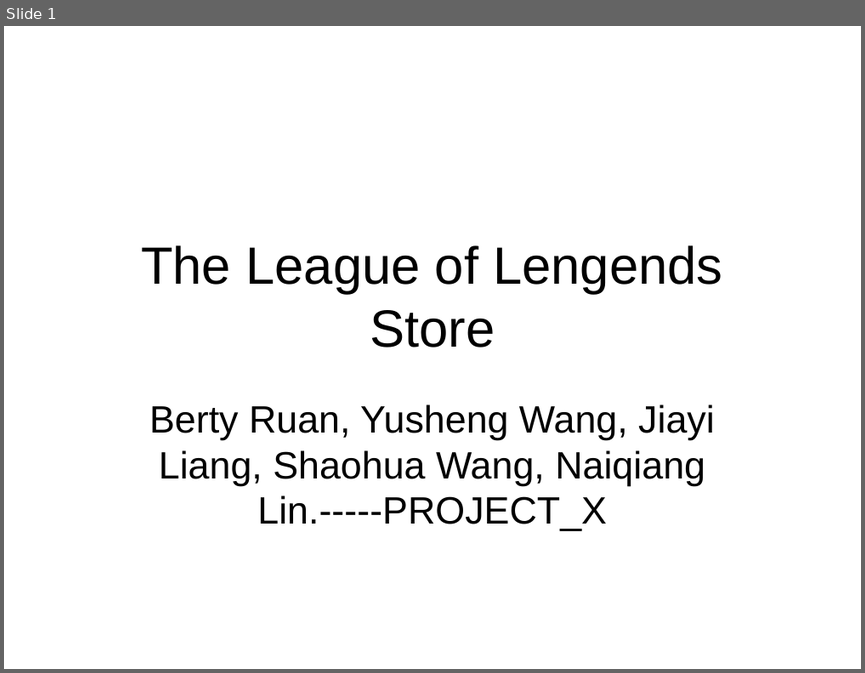
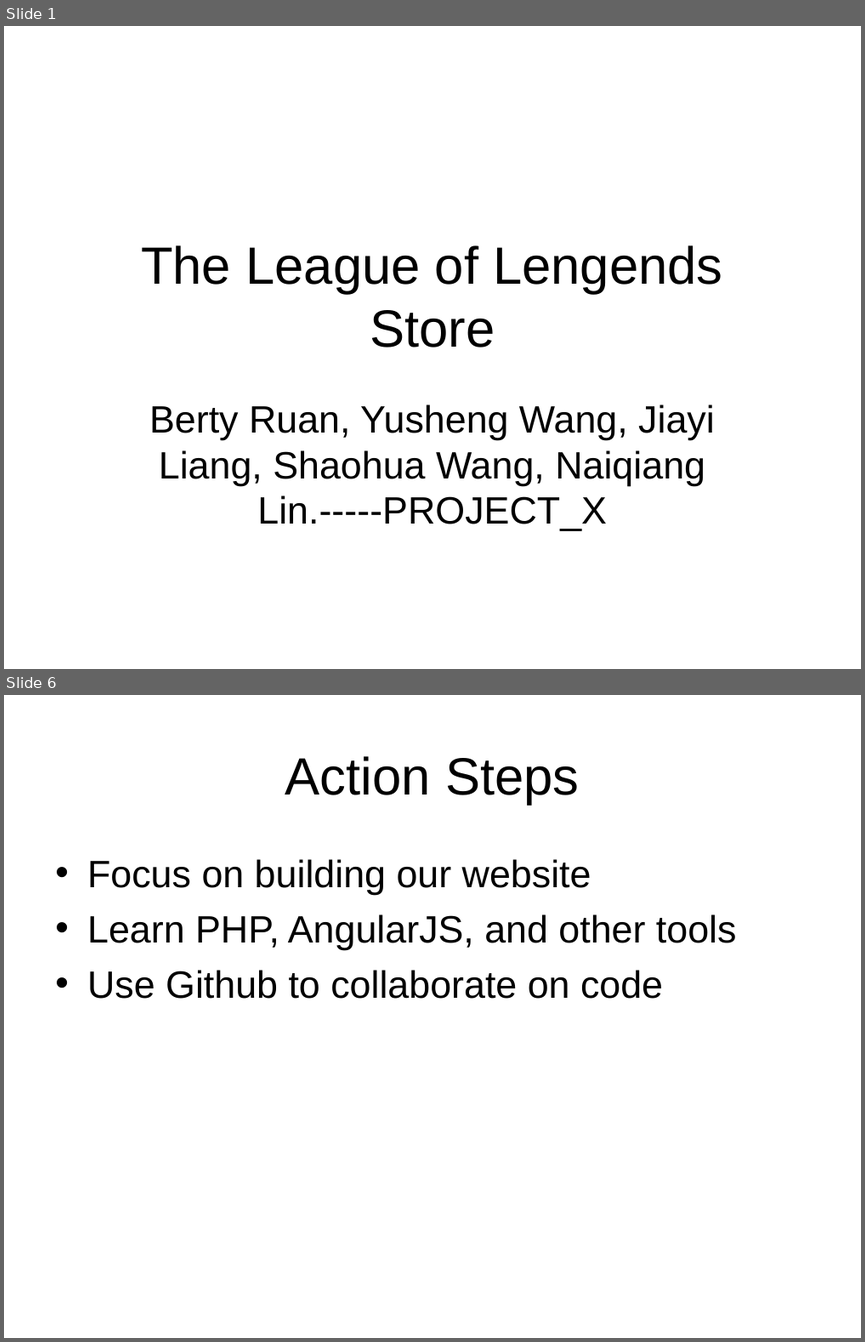
Before and after one commit to yvw5231/project, a slide deck: The League of Lengends Store.ppt. Shown one above the other, each under a label of ours: slide 1 before the commit, slides 1 and 6 after it; the slides between them are not shown. The pictures are 865x673 and 865x1342 pixels, drawn with LibreOffice and Linux fonts; fonts in the diff are those of the drawing; background and template pictures are left out. Boxes give left, top, right and bottom in pixels: in the first picture for what was removed or moved away, otherwise in the second. Text is boxed around its words. In the diff, an @@ line names an element or a change of style, - is before the commit and + after.

```diff
--- a/The League of Lengends Store.ppt
+++ b/The League of Lengends Store.ppt
@@ slide 6 added at (x1=4, y1=695, x2=861, y2=1338), background picture (left out) @@
@@ title added at (x1=285, y1=756, x2=579, y2=805), 44 pt, text #000000 @@
+Action Steps
@@ text added at (x1=87, y1=859, x2=737, y2=998), 32 pt, text #000000 @@
+• Focus on building our website
+• Learn PHP, AngularJS, and other tools
+• Use Github to collaborate on code
```
Also in this commit, not shown: 4 other slides added, 4 slides removed.
